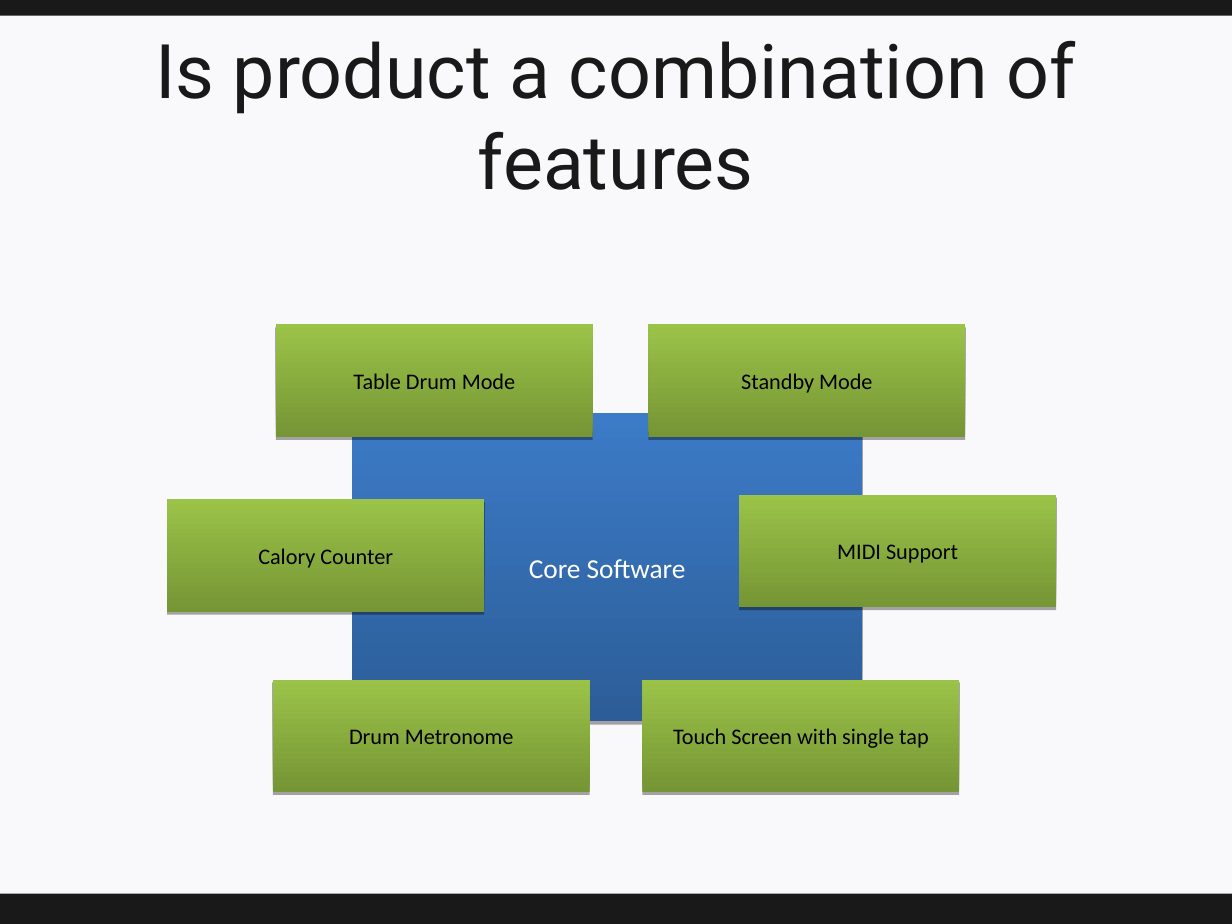
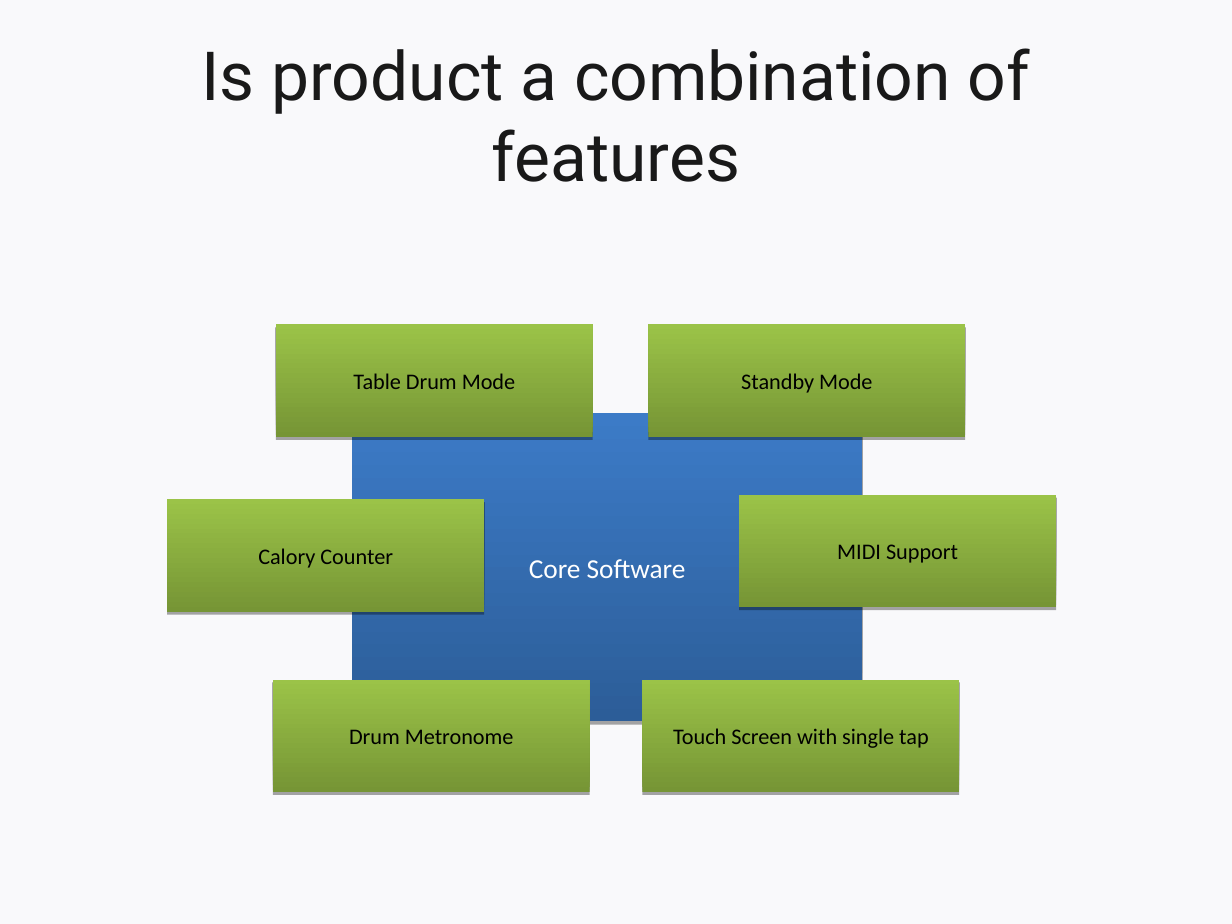
Before and after one commit to narsuman/software-testing-course, a slide deck: slide 13 of underwork/Course-topic-general-concepts-related-to-testing.pptx (slide 15 before the commit). Drawn at 1232x924 pixels with LibreOffice and Linux fonts; fonts in the diff are those of the drawing; background and template pictures are left out. Boxes give left, top, right and bottom in pixels: in the first picture for what was removed or moved away, otherwise in the second. Text is boxed around its words. In the diff, an @@ line names an element or a change of style, - is before the commit and + after.

```diff
--- a/underwork/Course-topic-general-concepts-related-to-testing.pptx
+++ b/underwork/Course-topic-general-concepts-related-to-testing.pptx
@@ rectangle removed at bbox=[0, 0, 1232, 16] @@
@@ title "Is product a combination of ..." at bbox=[202, 48, 1030, 182]: size 44 to 39.6 pt @@
@@ rectangle removed at bbox=[0, 893, 1232, 924] @@
```
Also in this commit, not shown: 80 other slides changed, 2 slides removed, 1 other file.
